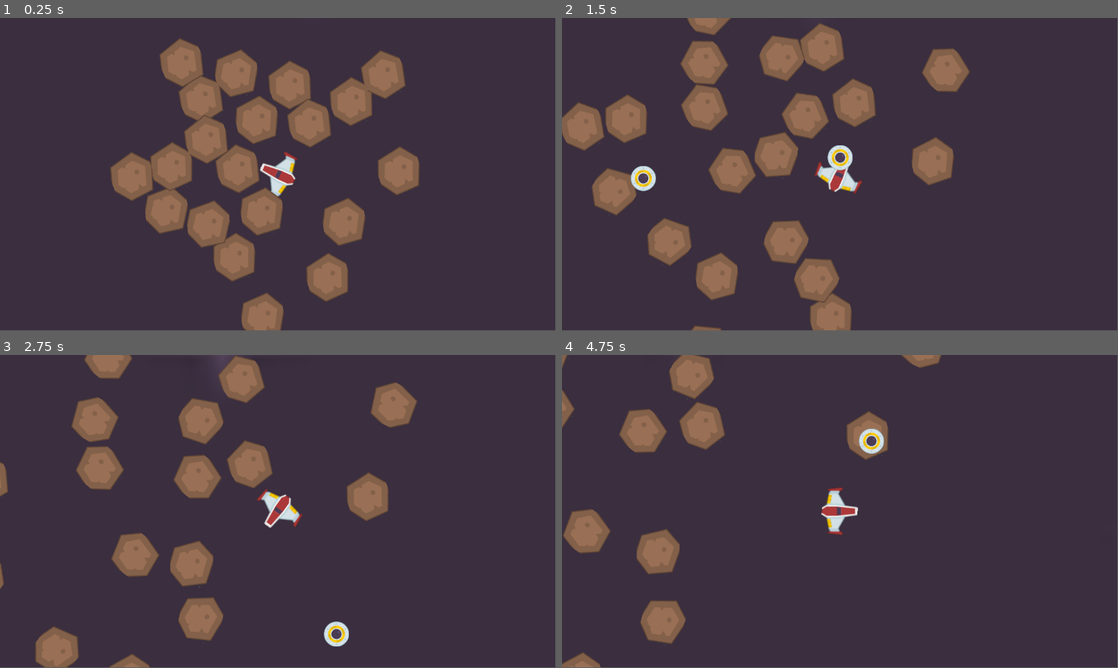
Above: before the commit, frames 1-4 (two rows, left to right).
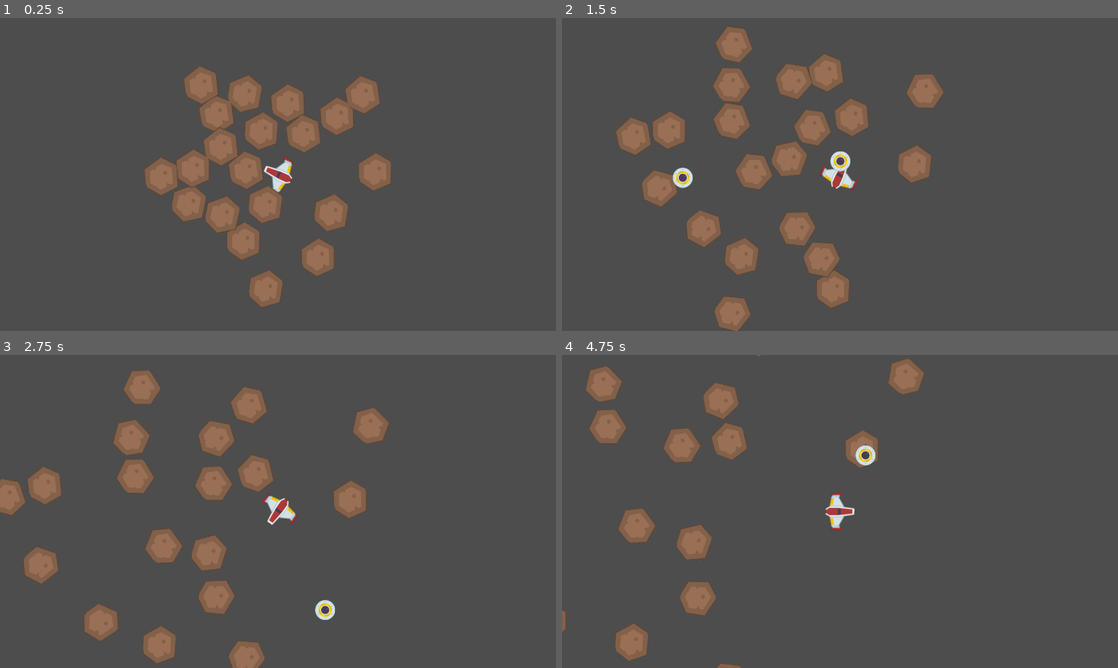
Above: after the commit, the same moments.

Repository: game-dev-besties/chicken-game
Game: Godot game, scene res://scenes/game.tscn
The game is run twice, just before and just after one commit, with the same random seed, the same clock (stepped at 60 frames per second) and the same inputs.
Inputs (mouse positions are in pixels of both pictures, inside the frame that each line leads up to):
- Up to frame 1 (0.25 s): no input
- Up to frame 2 (1.5 s): move the mouse to (962, 158) at 0.52 s; click (962, 158) at 0.6 s; move the mouse to (728, 190) at 1.27 s; click (728, 190) at 1.35 s
- Up to frame 3 (2.75 s): move the mouse to (333, 442) at 2.02 s; click (333, 442) at 2.1 s
- Up to frame 4 (4.75 s): move the mouse to (812, 574) at 2.77 s; click (812, 574) at 2.85 s; move the mouse to (1006, 558) at 3.52 s; click (1006, 558) at 3.6 s; move the mouse to (673, 464) at 4.27 s; click (673, 464) at 4.35 s
In our replay, the window is 799x449 before the commit and 800x450 after it. These sizes can differ from the game's own. Grey fills any space a smaller window leaves; there, only what the larger window draws over its background counts as a difference.

The runs differ from the first frame. In frame 1, 92% of the frame differs, in the area x 0-100%, y 0-100%; in frame 2, 95%; in frame 3, 97%; in frame 4, 99%.

Commit message:
added global scale variable, scaling resets for asteroids however

Diff:
--- a/project.godot
+++ b/project.godot
@@ -14,6 +14,15 @@
 run/main_scene="res://scenes/game.tscn"
 config/features=PackedStringArray("4.2", "GL Compatibility")
 config/icon="res://icon.svg"
+
+[autoload]
+
+Global="*res://scripts/global.gd"
+
+[display]
+
+window/stretch/mode="viewport"
+window/stretch/scale=0.8
 
 [editor]
 
--- a/scenes/game.tscn
+++ b/scenes/game.tscn
@@ -1,18 +1,12 @@
-[gd_scene load_steps=6 format=3 uid="uid://lq161vi7gssa"]
+[gd_scene load_steps=5 format=3 uid="uid://lq161vi7gssa"]
 
 [ext_resource type="Script" path="res://scripts/game.gd" id="1_le0yu"]
 [ext_resource type="PackedScene" uid="uid://cy2058402x5r3" path="res://scenes/asteroid_spawning.tscn" id="1_tpe1c"]
-[ext_resource type="Texture2D" uid="uid://rqdxmx01mx7f" path="res://assets/SpaceShooterRedux/sample.png" id="2_55o73"]
 [ext_resource type="PackedScene" uid="uid://cp14j05wa35i8" path="res://scenes/chicken.tscn" id="2_scccs"]
-[ext_resource type="PackedScene" path="res://scenes/off_screen_marker.tscn" id="3_c4we2"]
+[ext_resource type="PackedScene" uid="uid://8tkidkxyjmw2" path="res://scenes/off_screen_marker.tscn" id="3_c4we2"]
 
 [node name="game" type="Node2D"]
 script = ExtResource("1_le0yu")
-
-[node name="Sprite2D" type="Sprite2D" parent="."]
-position = Vector2(-13, 15)
-scale = Vector2(32.6367, 19.3711)
-texture = ExtResource("2_55o73")
 
 [node name="Chicken" parent="." instance=ExtResource("2_scccs")]
 
--- a/scripts/AsteroidSpawner.gd
+++ b/scripts/AsteroidSpawner.gd
@@ -26,7 +26,6 @@
 
 	# Instantiate a new asteroid and give it a random drift velocity/angular velocity
 	var new_asteroid = asteroid_scene.instantiate()
-
 	new_asteroid.initialize(Vector2(radius * cos(angle), radius * sin(angle)), Vector2(drift_velocity_x, drift_velocity_y), angular_velocity)
 
 	asteroids.add_child(new_asteroid)
@@ -45,6 +44,7 @@
 		for i in range(desired_number_of_asteroids-num_asteroids):
 			num_asteroids += 1
 			spawn_asteroid()
+			scale_asteroids()
 
 
 
@@ -52,3 +52,7 @@
 	num_asteroids -= 1
 	# Delete the asteroid
 	body.queue_free()
+
+func scale_asteroids():
+	for asteroid in asteroids.get_children():
+		asteroid.scale = Vector2(1.0 / Global.scale, 1.0 / Global.scale)
--- a/scripts/asteroid.gd
+++ b/scripts/asteroid.gd
@@ -4,6 +4,7 @@
 	self.position = position
 	self.linear_velocity = drift_velocity
 	self.angular_velocity = angular_velocity
+	#self.scale = Vector2(1*Global.scale, 1*Global.scale)
 
 # Called when the node enters the scene tree for the first time.
 func _ready():
--- /dev/null
+++ b/scripts/global.gd
@@ -0,0 +1,13 @@
+extends Node
+
+
+# Called when the node enters the scene tree for the first time.
+#func _ready():
+	#pass # Replace with function body.
+#
+#
+## Called every frame. 'delta' is the elapsed time since the previous frame.
+#func _process(delta):
+	#pass
+
+var scale = 10
